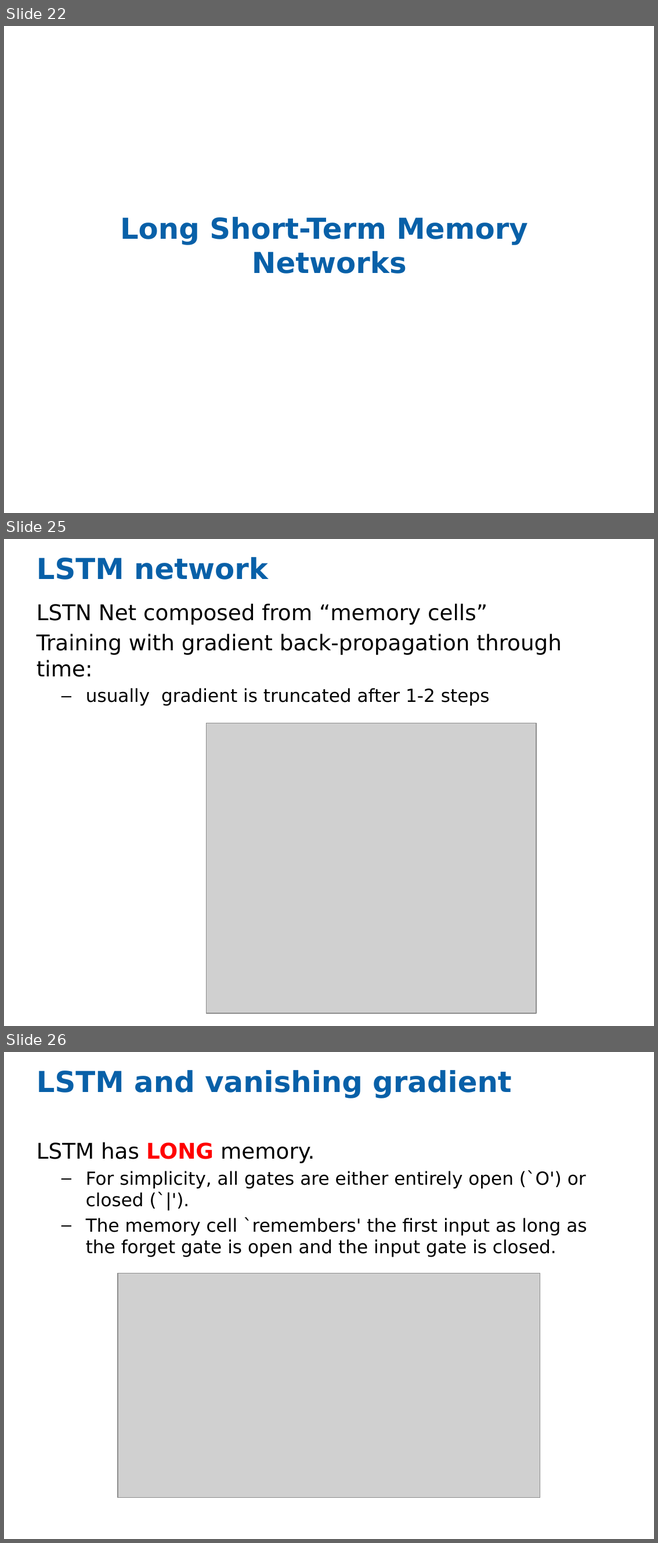
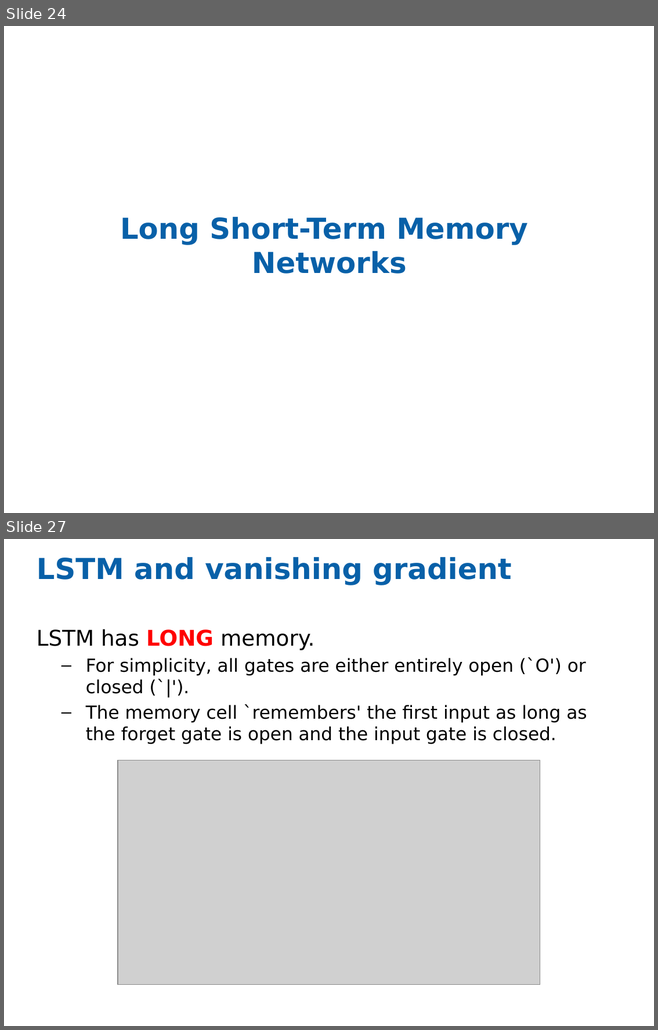
Before and after one commit to eladhoffer/Talks, a slide deck: DL_class2015/Lecture 11 RNN_LSTM.pptx. Shown one above the other, each under a label of ours: slides 22, 25 and 26 before the commit, slides 24 and 27 after it; the slides between them are not shown. The pictures are 658x1543 and 658x1030 pixels, drawn with LibreOffice and Linux fonts; fonts in the diff are those of the drawing; grey boxes stand for pictures. Boxes give left, top, right and bottom in pixels: in the first picture for what was removed or moved away, otherwise in the second. Text is boxed around its words. In the diff, an @@ line names an element or a change of style, - is before the commit and + after.

```diff
--- a/DL_class2015/Lecture 11 RNN_LSTM.pptx
+++ b/DL_class2015/Lecture 11 RNN_LSTM.pptx
@@ slide 25 removed at [4, 539, 654, 1026], background #FFFFFF @@
@@ title removed at [36, 557, 268, 580] @@
-LSTM network
@@ text removed at [36, 603, 561, 706] @@
-LSTN Net composed from “memory cells”
-Training with gradient back-propagation through time:
-  – usually gradient is truncated after 1-2 steps
@@ picture removed at [206, 723, 536, 1013] @@
@@ what was slide 22 is now slide 24 @@
@@ what was slide 26 is now slide 27 @@
```
Also in this commit, not shown: 7 slides changed, 2 slides added, 1 other file.
